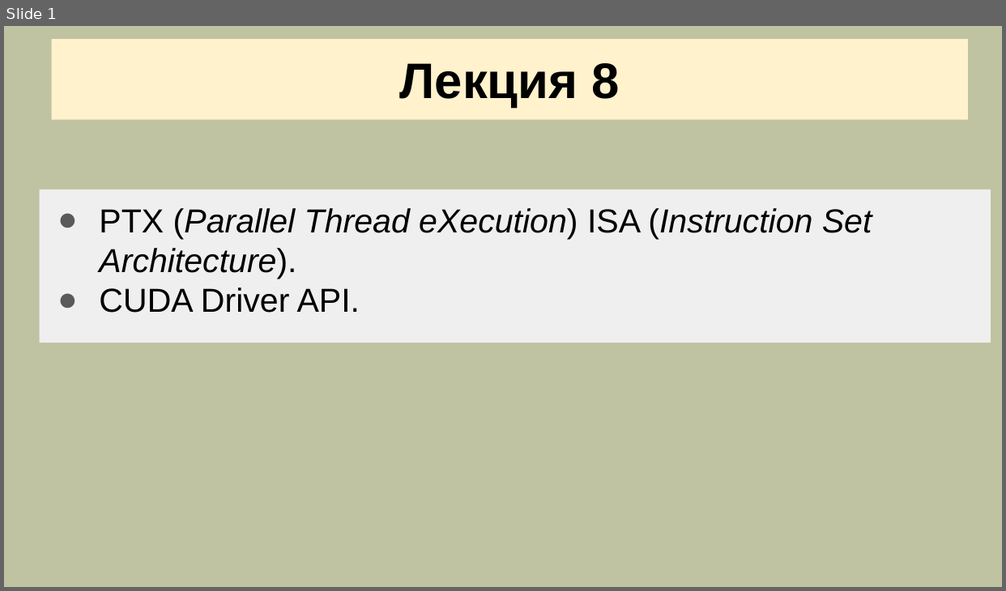
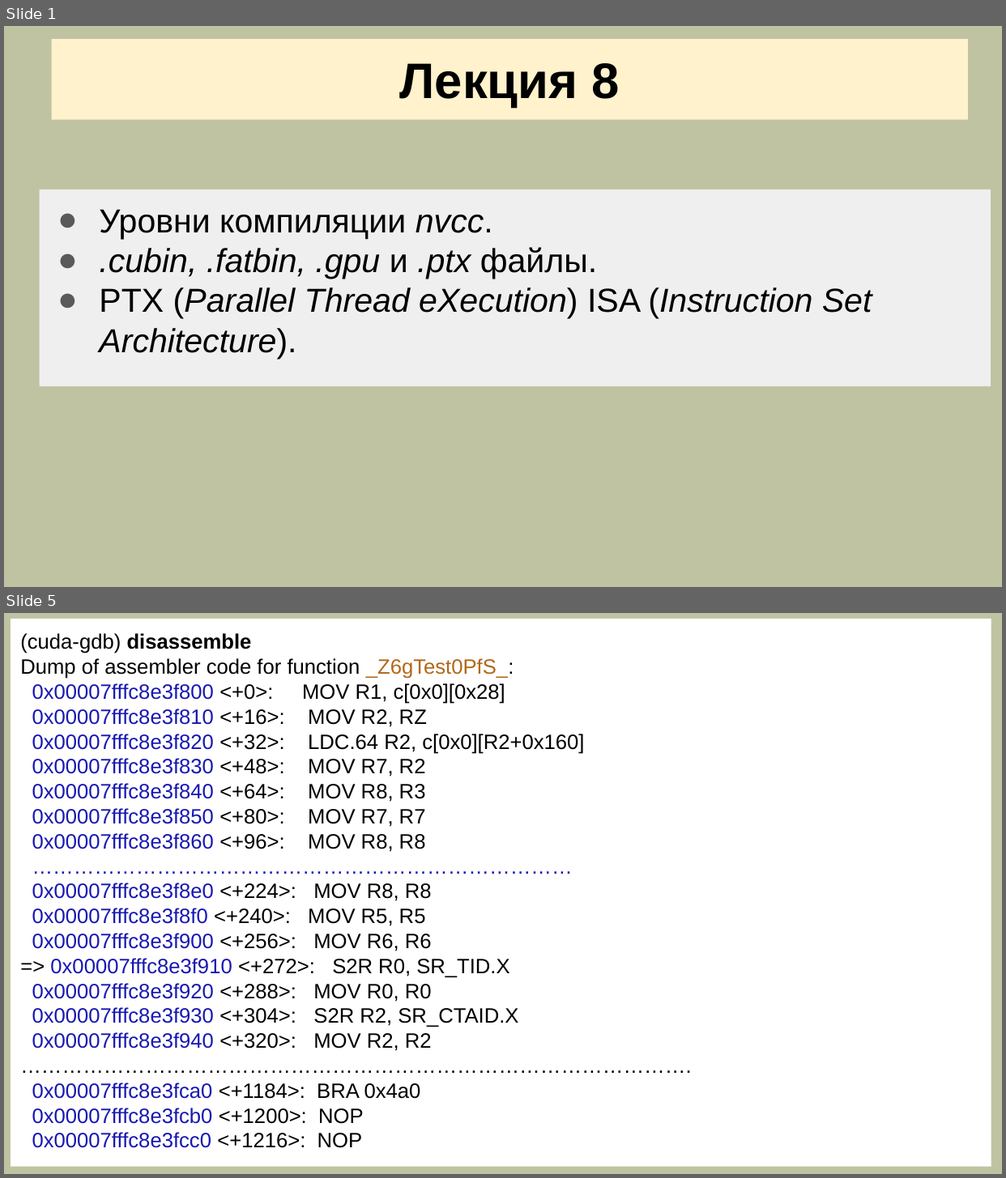
Before and after one commit to mlkv52/sibsutis_cuda_bachelors-2025, a slide deck: Лекции/pptx/Лекция8-ПГП-2025.pptx. Shown one above the other, each under a label of ours: slide 1 before the commit, slides 1 and 5 after it; the slides between them are not shown. The pictures are 1006x591 and 1006x1178 pixels, drawn with LibreOffice and Linux fonts; fonts in the diff are those of the drawing. Boxes give left, top, right and bottom in pixels: in the first picture for what was removed or moved away, otherwise in the second. Text is boxed around its words. In the diff, an @@ line names an element or a change of style, - is before the commit and + after.

```diff
--- a/Лекции/pptx/Лекция8-ПГП-2025.pptx
+++ b/Лекции/pptx/Лекция8-ПГП-2025.pptx
@@ slide 5 added at bbox=[4, 613, 1002, 1174], background #C0C3A1 @@
@@ rectangle added at bbox=[10, 619, 991, 1167], fill #FFFFFF, 15 pt, text #000000 @@
+(cuda-gdb) disassemble
+Dump of assembler code for function _Z6gTest0PfS_:
+0x00007fffc8e3f800 <+0>: MOV R1, c[0x0][0x28]
+0x00007fffc8e3f810 <+16>: MOV R2, RZ
+0x00007fffc8e3f820 <+32>: LDC.64 R2, c[0x0][R2+0x160]
+0x00007fffc8e3f830 <+48>: MOV R7, R2
+0x00007fffc8e3f840 <+64>: MOV R8, R3
+0x00007fffc8e3f850 <+80>: MOV R7, R7
+0x00007fffc8e3f860 <+96>: MOV R8, R8
+……………………………………………………………………
+0x00007fffc8e3f8e0 <+224>: MOV R8, R8
+0x00007fffc8e3f8f0 <+240>: MOV R5, R5
+0x00007fffc8e3f900 <+256>: MOV R6, R6
+=> 0x00007fffc8e3f910 <+272>: S2R R0, SR_TID.X
+0x00007fffc8e3f920 <+288>: MOV R0, R0
+0x00007fffc8e3f930 <+304>: S2R R2, SR_CTAID.X
+0x00007fffc8e3f940 <+320>: MOV R2, R2
+…………………………………………………………………………………….
+0x00007fffc8e3fca0 <+1184>: BRA 0x4a0
+0x00007fffc8e3fcb0 <+1200>: NOP
+0x00007fffc8e3fcc0 <+1216>: NOP
@@ slide 1 changed as well @@
@@ rectangle "Уровни компиляции nvcc.": place and size @@
-rectangle "Уровни компиляции nvcc." at bbox=[39, 190, 990, 344]
+rectangle "Уровни компиляции nvcc." at bbox=[39, 190, 990, 387]
@@ text in rectangle at bbox=[99, 209, 597, 279]: paragraphs added @@
+● Уровни компиляции nvcc.
+● .cubin, .fatbin, .gpu и .ptx файлы.
@@ text in rectangle at bbox=[99, 288, 360, 313]: paragraph removed @@
-● CUDA Driver API.
```
Also in this commit, not shown: 4 other slides changed, 25 other slides added, 9 slides removed, 6 other files.
